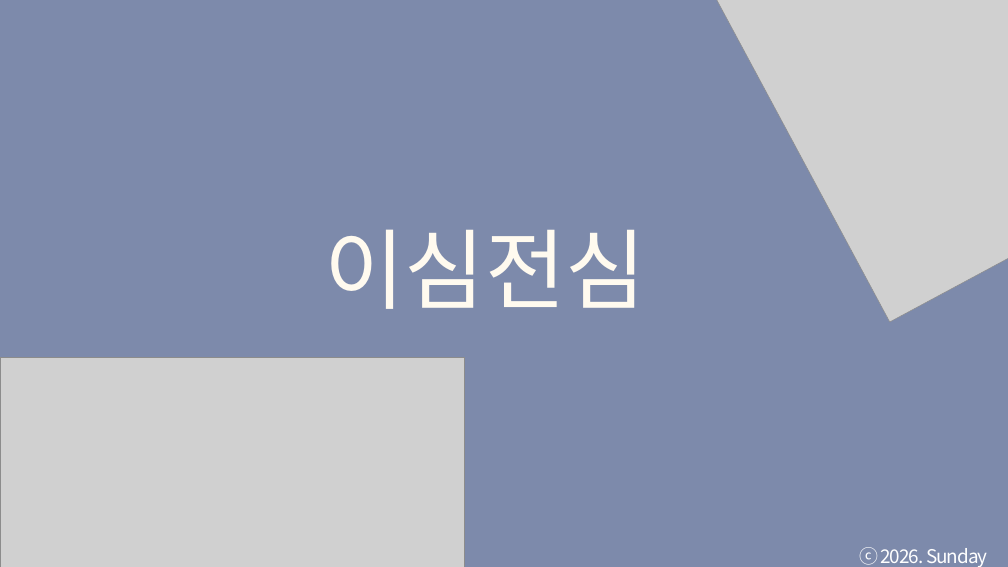
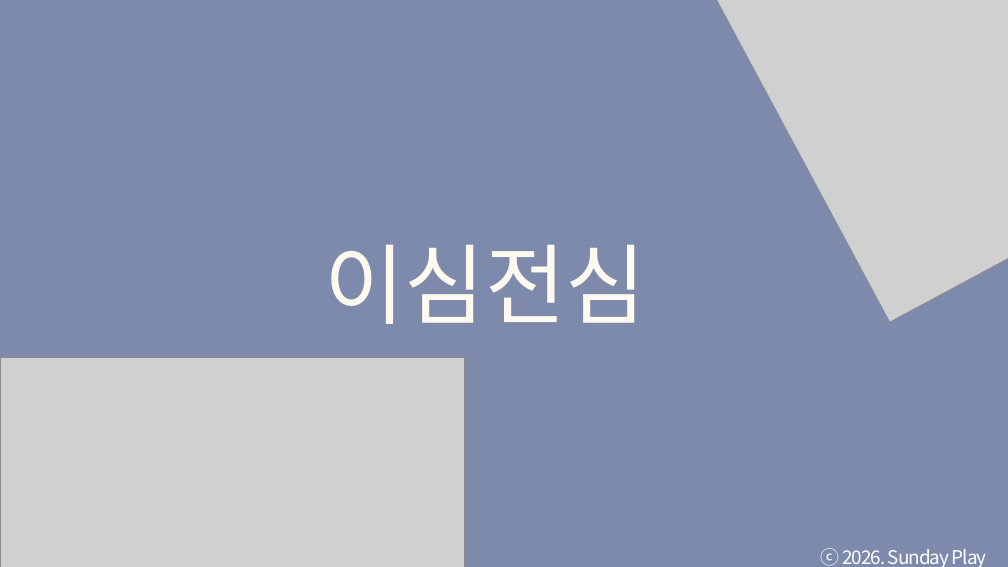
Before and after one commit to tkdgns25300/sunday_play, a slide deck: slide 4 of public/downloads/games/telepathy/rules.pptx. Drawn at 1008x567 pixels with LibreOffice and Linux fonts; fonts in the diff are those of the drawing; grey boxes stand for pictures. Boxes give left, top, right and bottom in pixels: in the first picture for what was removed or moved away, otherwise in the second. Text is boxed around its words. In the diff, an @@ line names an element or a change of style, - is before the commit and + after.

```diff
--- a/public/downloads/games/telepathy/rules.pptx
+++ b/public/downloads/games/telepathy/rules.pptx
@@ text "이심전심": place and size @@
-text "이심전심" at box(324, 229, 646, 309)
+text "이심전심" at box(324, 244, 646, 324)
@@ text "이심전심" at box(324, 244, 646, 324): font Calibri to Noto Sans CJK KR @@
@@ text "ⓒ 2026. Sunday Play" rewrapped from box(859, 547, 988, 567) to box(821, 548, 987, 567) @@
```
Also in this commit, not shown: 24 other slides changed, 3 other files.
